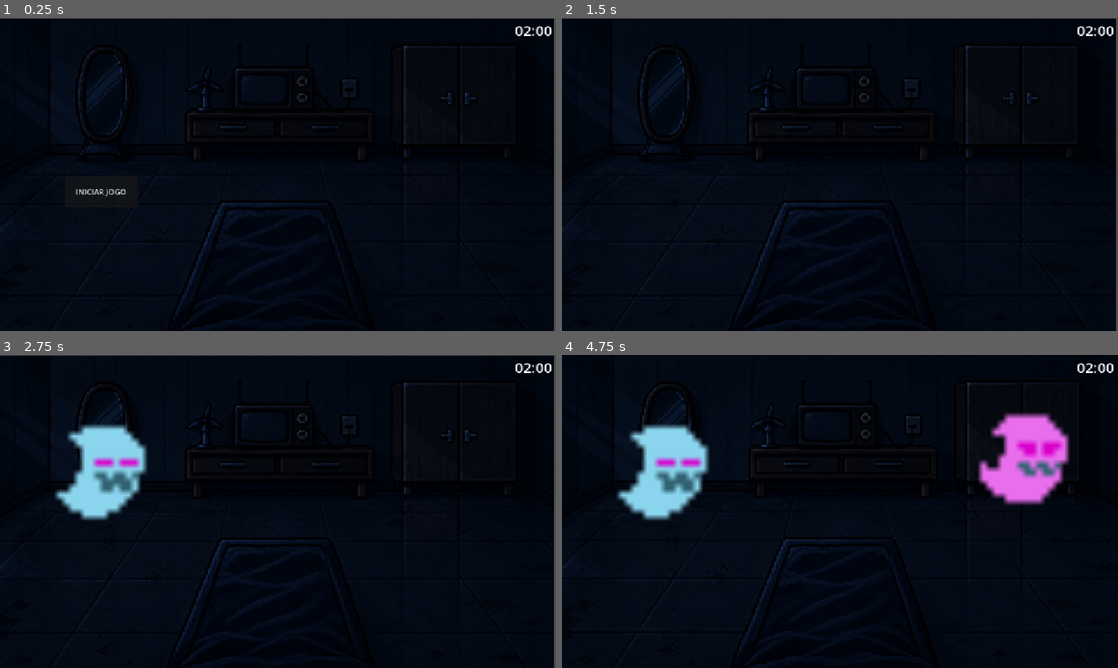
Above: before the commit, frames 1-4 (two rows, left to right).
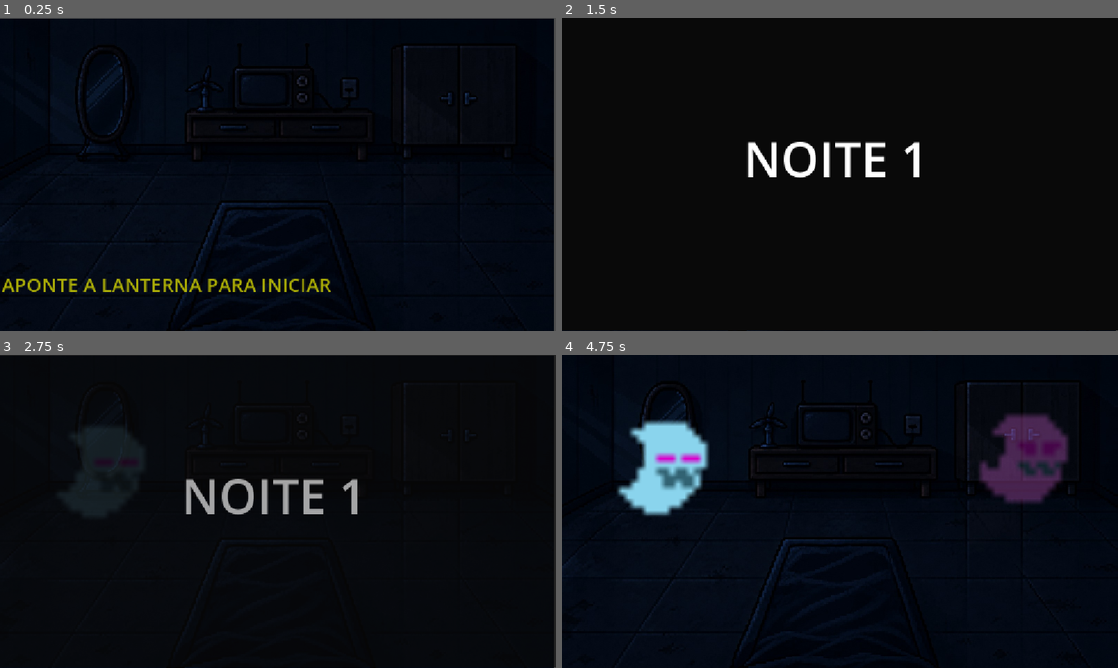
Above: after the commit, the same moments.

Repository: rubual/compet2026-asssombrado
Game: Godot game, scene res://Main.tscn
The game is run twice, just before and just after one commit, with the same random seed, the same clock (stepped at 60 frames per second) and the same inputs.
Inputs:
- Up to frame 1 (0.25 s): no input
- Up to frame 2 (1.5 s): click "INICIAR JOGO" (after the commit: "APONTE A LANTERNA PARA INICIAR") at 0.5 s; hold Right (ui_right) from 1.28 s (still down)
- Up to frame 3 (2.75 s): tap Enter at 2 s; release Right (ui_right) at 2.03 s; hold Down (ui_down) from 2.03 s (still down)
- Up to frame 4 (4.75 s): release Down (ui_down) at 2.78 s; hold Right (ui_right) 2.78-4.28 s; tap Space at 4.25 s; hold Left (ui_left) from 4.28 s (still down)

The runs differ from the first frame. In frame 1, 1.5% of the frame differs, in the area x 0-100%, y 2-88%; in frame 2, 3.9%; in frame 3, 6.2%, in the area x 0-100%, y 0-100%; in frame 4, 5.6%.

Commit message:
fix: correcao de alinhamentos e fluxo de game over
Mudancas detalhadas:

- Forcado HORIZONTAL_ALIGNMENT_CENTER interno para botoes garantindo centralizacao.

- Alterado Game Over para voltar a tela de Titulo ao em vez de reiniciar a Noite 1 direto, permitindo ao jogador ter um respiro antes de jogar novamente.

Diff:
--- a/main.gd
+++ b/main.gd
@@ -43,6 +43,13 @@
 @onready var vitoria_tela = $Interface/Vitoria
 @onready var indicacao_level = $Interface/IndicacaoLevel
 
+# Referências aos Textos e Botões para animação
+@onready var texto_game_over = $Interface/GameOver/Jumpscare/Texto
+@onready var texto_vitoria = $Interface/Vitoria/TextoVitoria
+@onready var texto_level = $Interface/IndicacaoLevel/TextoLevel
+@onready var botao_iniciar = $Interface/Menu/BotaoIniciar
+@onready var botao_tentar = $Interface/GameOver/BotaoTentarNovamente
+
 
 func _ready():
 	# Oculta o cursor do mouse, já que o foco é o hardware/lanterna (Kiosk mode)
@@ -67,8 +74,78 @@
 	# TODO: Depois você pode arrastar arquivos de áudio para cá:
 	# som_lanterna.stream = preload("res://caminho_do_som.mp3")
 
+	# Esconde o relógio estático que estava sobrando
+	relogio.visible = false
+
+	# Aplica o novo visual de Arcade e Terror nos textos
+	_configurar_textos()
+
 	# Mostra o menu
 	$Interface/Menu.visible = true
+
+
+func _configurar_textos():
+	# Transforma os botões antigos em textos piscantes de Arcade e os centraliza
+	botao_iniciar.flat = true
+	botao_iniciar.text = "APONTE A LANTERNA PARA INICIAR"
+	botao_iniciar.alignment = HORIZONTAL_ALIGNMENT_CENTER
+	botao_iniciar.add_theme_color_override("font_color", Color(1, 1, 0)) # Amarelo
+	botao_iniciar.add_theme_font_size_override("font_size", 40)
+	botao_iniciar.set_anchors_preset(Control.PRESET_HCENTER_WIDE)
+	botao_iniciar.offset_left = 0
+	botao_iniciar.offset_right = 0
+	botao_iniciar.offset_top = 500
+	botao_iniciar.offset_bottom = 560
+
+	botao_tentar.flat = true
+	botao_tentar.text = "APONTE A LANTERNA PARA TENTAR DE NOVO"
+	botao_tentar.alignment = HORIZONTAL_ALIGNMENT_CENTER
+	botao_tentar.add_theme_color_override("font_color", Color(1, 0.2, 0.2)) # Vermelho
+	botao_tentar.add_theme_font_size_override("font_size", 30)
+	botao_tentar.set_anchors_preset(Control.PRESET_HCENTER_WIDE)
+	botao_tentar.offset_left = 0
+	botao_tentar.offset_right = 0
+	botao_tentar.offset_top = 500
+	botao_tentar.offset_bottom = 560
+
+	# Animação de Piscar (Blinking) Infinita para os textos de continuar
+	var tween_botoes = create_tween().set_loops()
+	tween_botoes.tween_property(botao_iniciar, "modulate:a", 0.2, 0.6)
+	tween_botoes.parallel().tween_property(botao_tentar, "modulate:a", 0.2, 0.6)
+	tween_botoes.tween_property(botao_iniciar, "modulate:a", 1.0, 0.6)
+	tween_botoes.parallel().tween_property(botao_tentar, "modulate:a", 1.0, 0.6)
+
+	# Estilo do Game Over (Tensão) e Centralização
+	texto_game_over.text = "VOCÊ FOI PEGO..."
+	texto_game_over.horizontal_alignment = HORIZONTAL_ALIGNMENT_CENTER
+	texto_game_over.vertical_alignment = VERTICAL_ALIGNMENT_CENTER
+	texto_game_over.set_anchors_preset(Control.PRESET_HCENTER_WIDE)
+	texto_game_over.offset_left = 0
+	texto_game_over.offset_right = 0
+	texto_game_over.offset_top = 100
+	texto_game_over.offset_bottom = 300
+
+	if texto_game_over.label_settings:
+		texto_game_over.label_settings.font_color = Color(0.8, 0, 0) # Sangue
+		texto_game_over.label_settings.shadow_color = Color(0, 0, 0, 1.0)
+		texto_game_over.label_settings.shadow_size = 10
+
+	# Estilo da Vitória e Animação de Respiração (Pulsar)
+	texto_vitoria.text = "SOBREVIVEU À NOITE!"
+	if texto_vitoria.label_settings:
+		texto_vitoria.label_settings.font_color = Color(1, 0.8, 0) # Dourado
+		texto_vitoria.label_settings.shadow_color = Color(0, 0, 0, 0.7)
+		texto_vitoria.label_settings.shadow_size = 5
+
+	# Para pulsar a partir do centro, garantimos que o texto esteja centralizado na tela
+	texto_vitoria.horizontal_alignment = HORIZONTAL_ALIGNMENT_CENTER
+	texto_vitoria.vertical_alignment = VERTICAL_ALIGNMENT_CENTER
+	texto_vitoria.set_anchors_preset(Control.PRESET_FULL_RECT)
+	texto_vitoria.pivot_offset = Vector2(1152/2, 648/2) # Centro aproximado da tela
+
+	var tween_vitoria = create_tween().set_loops()
+	tween_vitoria.tween_property(texto_vitoria, "scale", Vector2(1.05, 1.05), 1.0).set_trans(Tween.TRANS_SINE)
+	tween_vitoria.tween_property(texto_vitoria, "scale", Vector2(1.0, 1.0), 1.0).set_trans(Tween.TRANS_SINE)
 
 
 func _process(delta):
@@ -195,6 +272,20 @@
 		return
 
 
+	# ==== Animações do Fantasma ====
+	# Surgimento (Fade In)
+	inimigo.modulate.a = 0.0
+	var tween_spawn = create_tween()
+	tween_spawn.tween_property(inimigo, "modulate:a", 1.0, 0.6)
+
+	# Flutuação (Hover) contínua
+	var tween_float = create_tween().set_loops()
+	var base_y = inimigo.position.y
+	tween_float.tween_property(inimigo, "position:y", base_y - 15.0, 1.5).set_trans(Tween.TRANS_SINE).set_ease(Tween.EASE_IN_OUT)
+	tween_float.tween_property(inimigo, "position:y", base_y, 1.5).set_trans(Tween.TRANS_SINE).set_ease(Tween.EASE_IN_OUT)
+	# ===============================
+
+
 	# Define o tempo de reação
 	var tempo_reacao = 3.0
 
@@ -320,9 +411,23 @@
 	tempo_level = 0.0
 	fantasma_atual = 0
 
+	# Texto de introdução da Fase e Transição Suave (Fade In/Out)
+	texto_level.text = "NOITE " + str(level_atual + 1)
+	texto_level.horizontal_alignment = HORIZONTAL_ALIGNMENT_CENTER
+	texto_level.vertical_alignment = VERTICAL_ALIGNMENT_CENTER
+	texto_level.set_anchors_preset(Control.PRESET_FULL_RECT)
+
 	indicacao_level.visible = true
+	indicacao_level.modulate.a = 0.0
+
+	var tween_entrada = create_tween()
+	tween_entrada.tween_property(indicacao_level, "modulate:a", 1.0, 0.5)
 
 	await get_tree().create_timer(2.0).timeout
+
+	var tween_saida = create_tween()
+	tween_saida.tween_property(indicacao_level, "modulate:a", 0.0, 0.5)
+	await tween_saida.finished
 
 	indicacao_level.visible = false
 	mudando_level = false
@@ -377,17 +482,20 @@
 func _on_botao_iniciar_pressed():
 	jogo_iniciado = true
 	jogo_terminou = false
-	level_atual = 0
+	level_atual = -1 # Começa no -1 porque o proximo_level vai somar +1
+	mudando_level = false
 
 	$Interface/Menu.visible = false
 
-	iniciar_level()
+	proximo_level()
 
 
 func _on_botao_tentar_novamente_pressed():
-	jogo_iniciado = true
+	# Retorna para o Menu Inicial
+	jogo_iniciado = false
 	jogo_terminou = false
 	mudando_level = false
+	pode_reiniciar = false
 
 	level_atual = 0
 	fantasma_atual = 0
@@ -402,6 +510,4 @@
 	jumpscare.visible = false
 	vitoria_tela.visible = false
 
-	$Interface/Menu.visible = false
-
-	iniciar_level()
+	$Interface/Menu.visible = true
